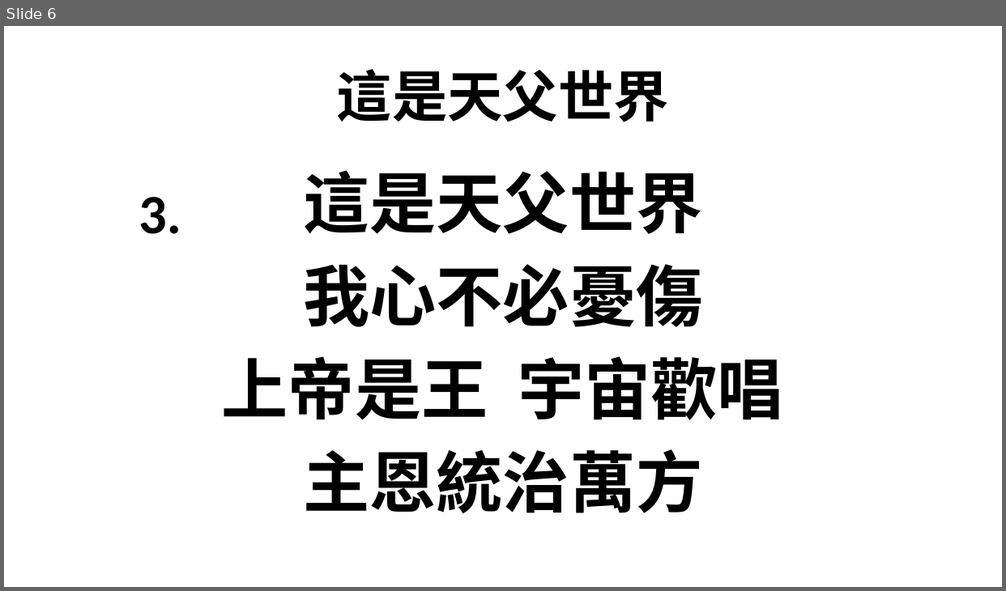
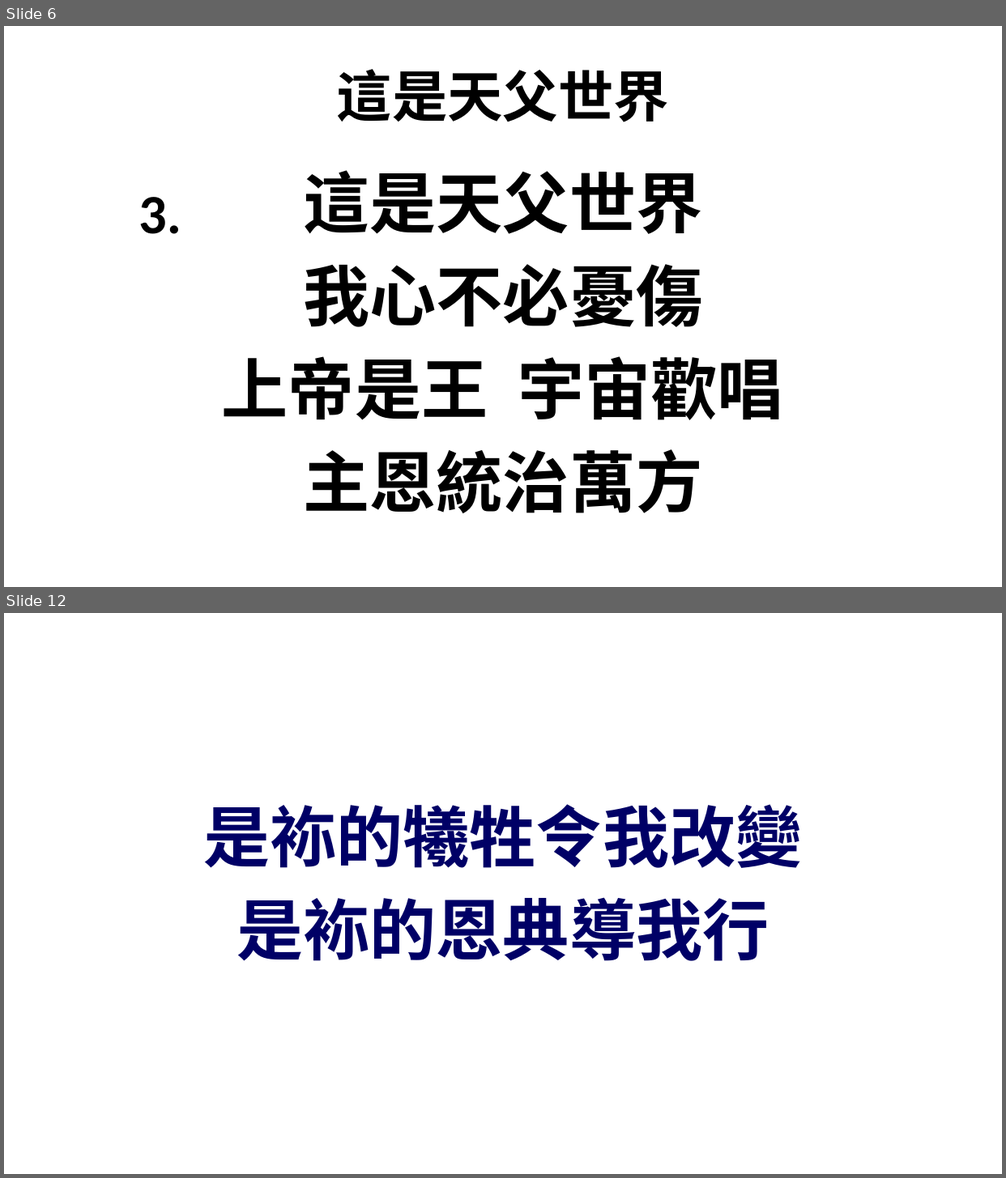
Before and after one commit to batisuoc/bible-school, a slide deck: 2020/10月.pptx. Shown one above the other, each under a label of ours: slide 6 before the commit, slides 6 and 12 after it; the slides between them are not shown. The pictures are 1006x591 and 1006x1178 pixels, drawn with LibreOffice and Linux fonts; fonts in the diff are those of the drawing; background and template pictures are left out. Boxes give left, top, right and bottom in pixels: in the first picture for what was removed or moved away, otherwise in the second. Text is boxed around its words. In the diff, an @@ line names an element or a change of style, - is before the commit and + after.

```diff
--- a/2020/10月.pptx
+++ b/2020/10月.pptx
@@ slide 12 added at bbox=[4, 613, 1002, 1174], background picture (left out) @@
@@ text added at bbox=[203, 804, 802, 961], 48 pt, text #000066, bold @@
+是袮的犧牲令我改變
+是袮的恩典導我行
```
Also in this commit, not shown: 18 other slides added.
